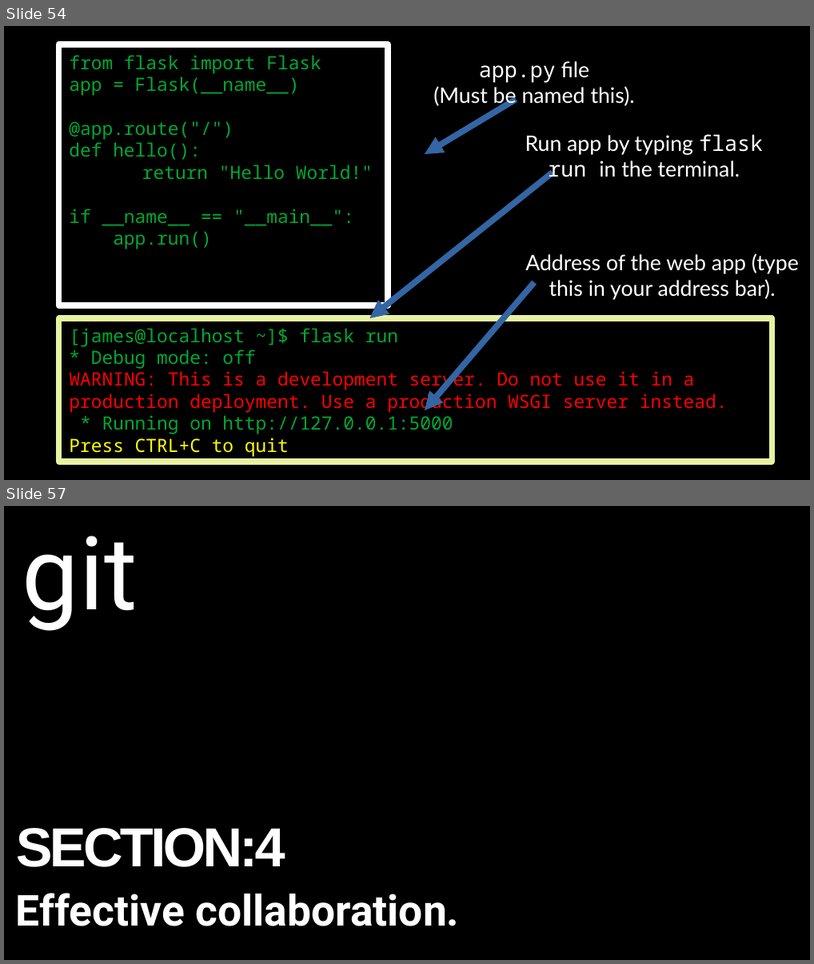
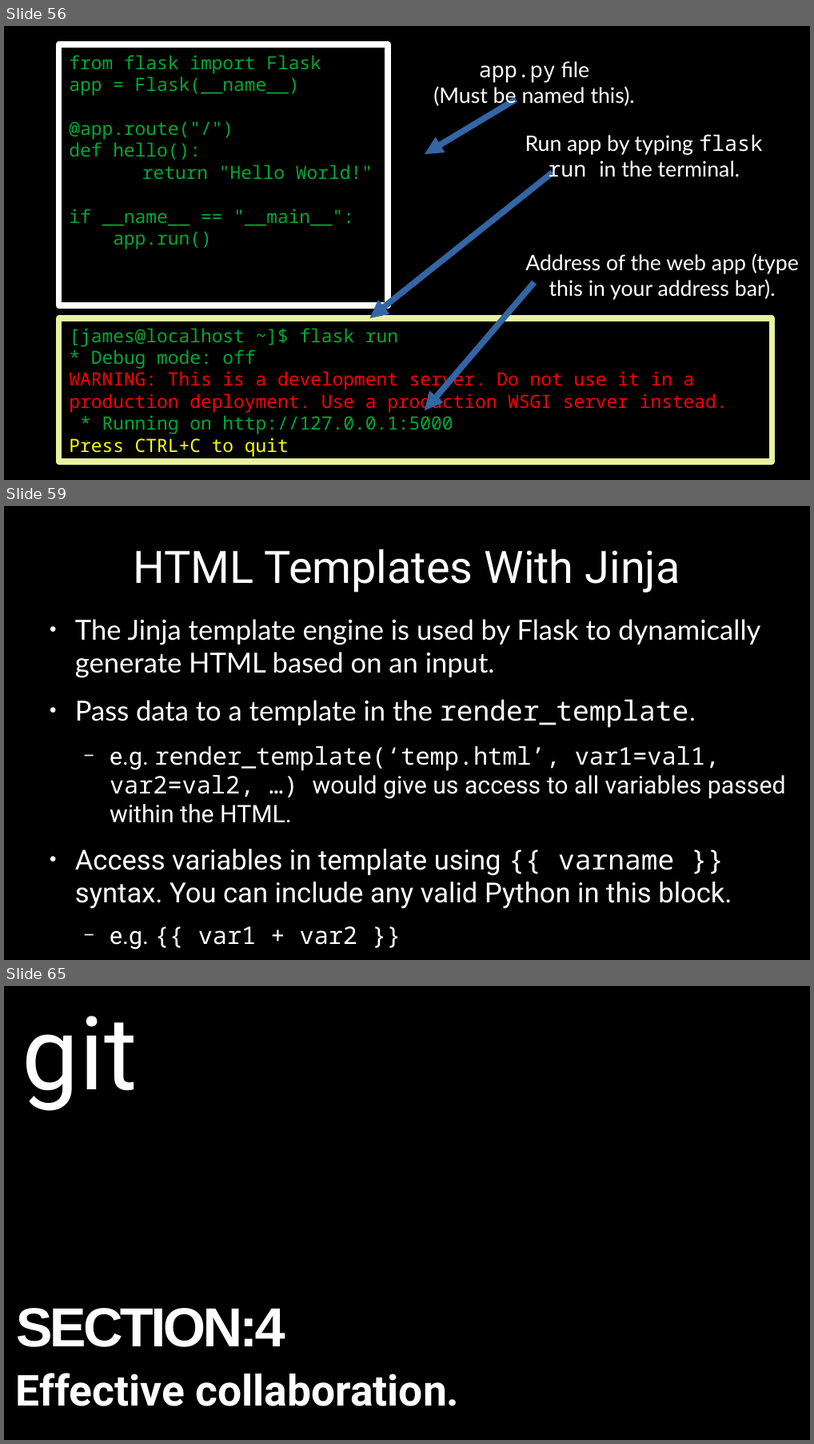
Before and after one commit to alexacallmebaka/htmlflasksql, a slide deck: slides/deck.odp. Shown one above the other, each under a label of ours: slides 54 and 57 before the commit, slides 56, 59 and 65 after it; the slides between them are not shown. The pictures are 814x964 and 814x1444 pixels, drawn with LibreOffice and Linux fonts; fonts in the diff are those of the drawing. Boxes give left, top, right and bottom in pixels: in the first picture for what was removed or moved away, otherwise in the second. Text is boxed around its words. In the diff, an @@ line names an element or a change of style, - is before the commit and + after.

```diff
--- a/slides/deck.odp
+++ b/slides/deck.odp
@@ slide 59 added at bbox=[4, 506, 810, 960], background #000000 @@
@@ title added at bbox=[133, 549, 681, 592], 44 pt, text #FFFFFF @@
+HTML Templates With Jinja
@@ text added at bbox=[75, 619, 786, 908], 27.2 pt, text #FFFFFF @@
+● The Jinja template engine is used by Flask to dynamically generate HTML based on an input.
+● Pass data to a template in the render_template.
+  − e.g. render_template(‘temp.html’, var1=val1, var2=val2, …) would give us access to all variables passed within the HTML.
+● Access variables in template using {{ varname }} syntax. You can include any valid Python in this block.
+  − e.g. {{ var1 + var2 }}
@@ what was slide 54 is now slide 56 @@
@@ what was slide 57 is now slide 65 @@
```
Also in this commit, not shown: 3 slides changed, 13 other slides added, 2 slides removed.
